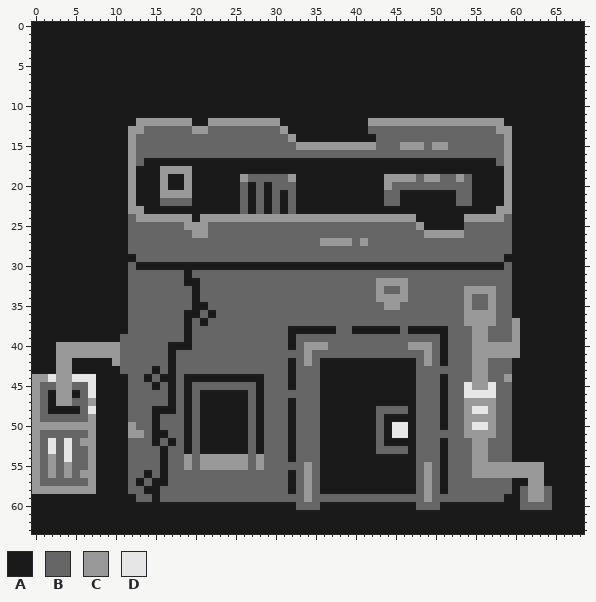
Pixel-art file -- W2/House.aseprite. Above: the version before the commit.
69x64 pixels, 1 frame.
Visible layers, top first: "House Details", "Roof", "House", "bg".
Palette (. is transparent): A #1a1a1a  B #666666  C #999999  D #e6e6e6
Pixels before (only the part around the change), first column x 0:
32 AAAAAAAAAAAABBBB
33 AAAAAAAAAAAABBBB
34 AAAAAAAAAAAABBBB
35 AAAAAAAAAAAABBBB
36 AAAAAAAAAAAABBBB
37 AAAAAAAAAAAABBBB
38 AAAAAAAAAAAABBBB
39 AAAAAAAAAAABBBBB
40 AAACCCCCCCCBBBBB
41 AAACCCCCCCCBBBBB
42 AAACCAAAAACBBBBB
43 AAACCAAAAAABBBBA
44 CCDCCDDDAAAABBAB
45 CBBCCBBDAAAABBBA
46 CBACCABDAAAABBBB
47 CBACCBBCAAAABBBB
48 CBAAAABDAAAABBBA
49 CBBBBBBCAAAABBBA
50 CCCCCCCCAAAACBBA
51 CBBBBBBCAAAACCBA
52 CBDBDBCCAAAABBBA
53 CBDBDBBCAAAABBBB
54 CBCBDBBCAAAABBBB
55 CBCBCBBCAAAABBBB
56 CBCBCBCCAAAABBAB
Once edited:
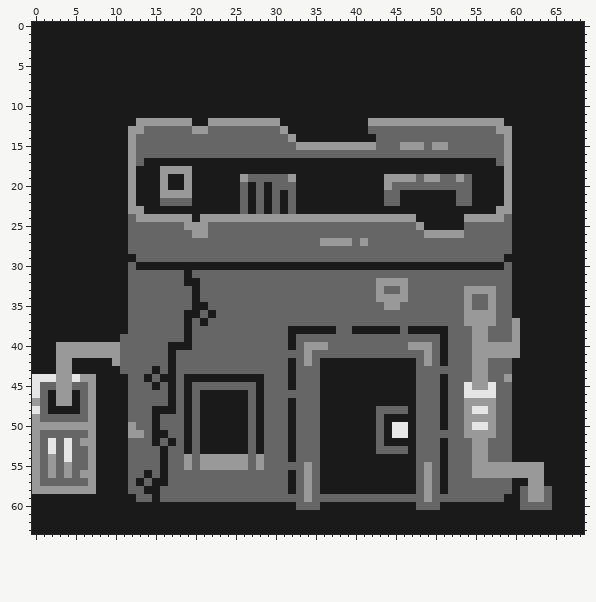
Edits made:
Changed rows in their new state; - is an unchanged pixel.
Layer "House Details":
first column x 0:
44 DD----CC
45 D------C
46 D------C
47 -----A--
48 D------C
Where, in picture pixels (left, top, right, bottom), the same in both pictures:
changed: (32, 374, 96, 414)
